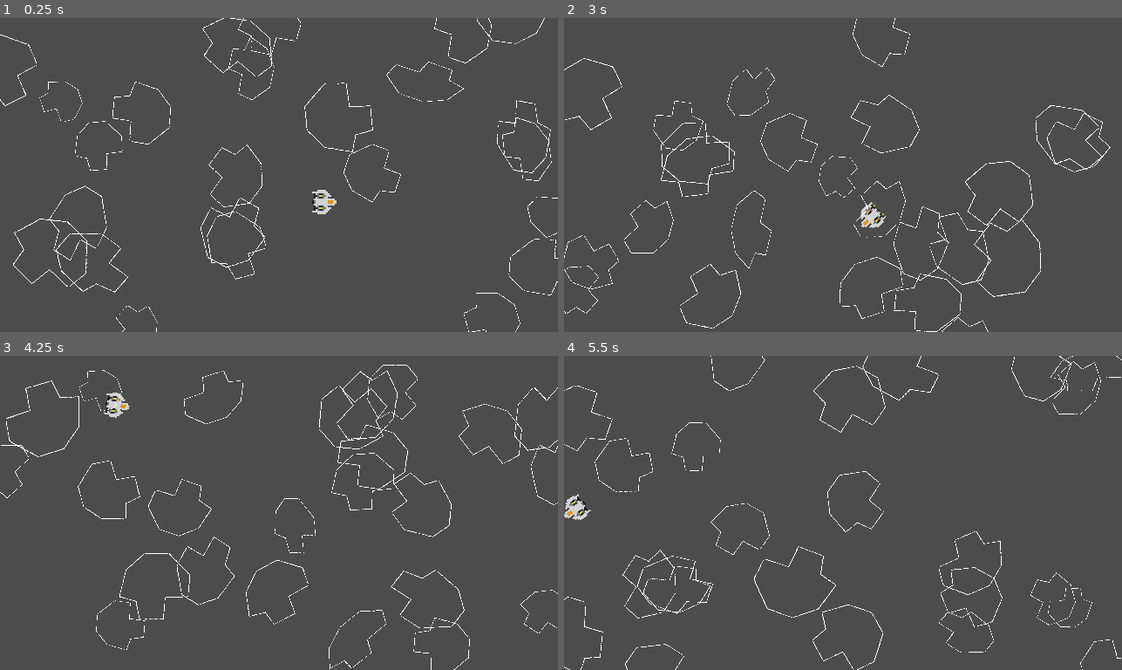
Above: before the commit, frames 1-4 (two rows, left to right).
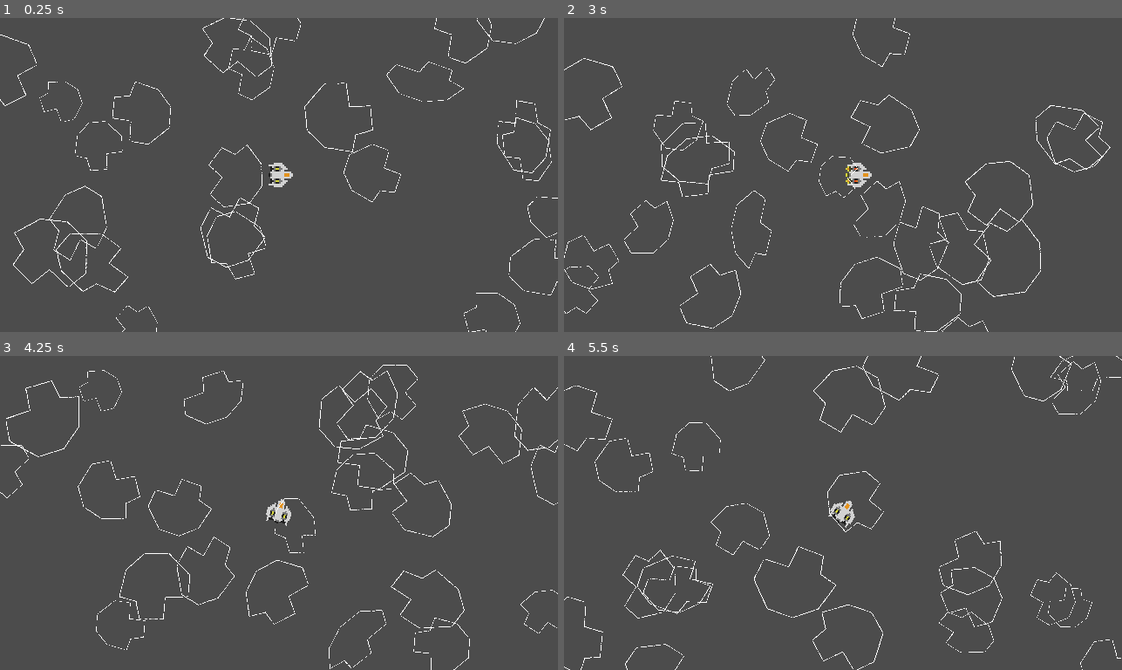
Above: after the commit, the same moments.

Repository: CharlieWolfBravo/Asteroid_Learning
Game: Godot game, scene res://Scenes/Main.tscn
The game is run twice, just before and just after one commit, with the same random seed, the same clock (stepped at 60 frames per second) and the same inputs.
Inputs:
- Up to frame 1 (0.25 s): no input
- Up to frame 2 (3 s): hold Right (ui_right) 0.53-1.28 s; hold Left (ui_left) 1.28-2.03 s; hold Right (ui_right) 2.03-2.78 s; hold Up (ui_up) from 2.78 s (still down)
- Up to frame 3 (4.25 s): release Up (ui_up) at 3.53 s; hold Left (ui_left) from 3.53 s (still down)
- Up to frame 4 (5.5 s): keep holding Left (ui_left)

The runs differ from the first frame. In frame 1, 0.5% of the frame differs, in the area x 48-61%, y 46-63%; in frame 2, 0.5%, in the area x 50-58%, y 46-67%; in frame 3, 0.5%; in frame 4, 0.5%.

Commit message:
New ship collision and Game Icon

Diff:
--- a/Scenes/player.tscn
+++ b/Scenes/player.tscn
@@ -9,6 +9,8 @@
 [node name="Sprite" type="Sprite" parent="."]
 texture = ExtResource( 1 )
 vframes = 4
+frame = 1
 
 [node name="CollisionPolygon2D" type="CollisionPolygon2D" parent="."]
+polygon = PoolVector2Array( -2.98875, -6.98779, 1.97045, -6.97286, 4.99759, -3.96936, 5.02721, -2.03383, 6.96897, -2.03383, 7.93984, -0.988269, 7.98963, 1.00327, 6.99386, 1.99905, 5.02721, 1.99905, 5.02721, 3.99059, 1.99011, 7.0028, -3.01364, 7.0028, -2.98874, 6.03192, -6.00095, 6.03192, -6.00095, 6.03192, -5.97606, -5.99202, -2.98875, -5.99202 )
 [connection signal="area_entered" from="." to="." method="_on_player_area_entered"]
--- a/project.godot
+++ b/project.godot
@@ -17,7 +17,7 @@
 
 config/name="Asteroid Learning"
 run/main_scene="res://Scenes/Main.tscn"
-config/icon="res://icon.png"
+config/icon="res://Sprites/Spaceship v1 Icon.png"
 
 [display]
 
Binary file added: Sprites/Spaceship v1 Icon.png
Not shown, added: Sprites/Spaceship v1 Icon.png.import
Not shown, added: Sprites/Spaceship Icon.xcf
